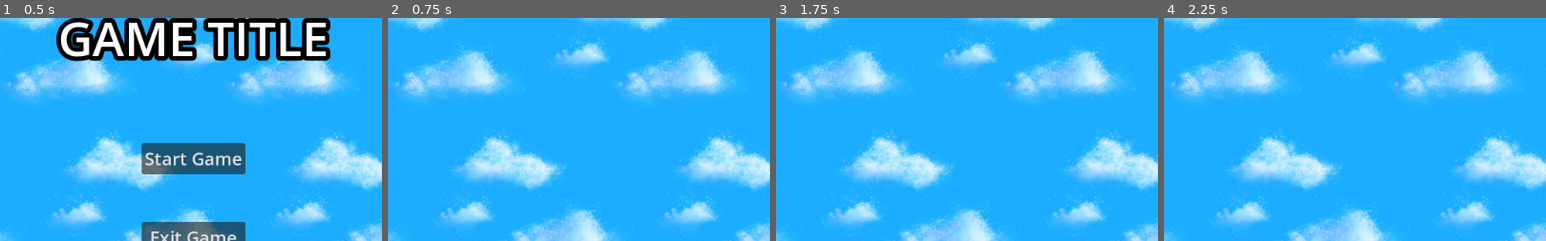
Above: before the commit, frames 1-4 (left to right).
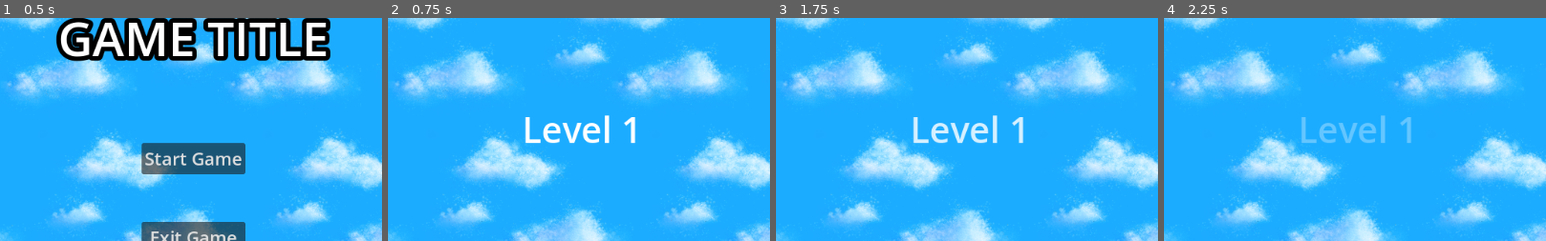
Above: after the commit, the same moments.

Repository: marquezp/car-game
Game: Godot game, scene res://UI/main_menu.tscn
The game is run twice, just before and just after one commit, with the same random seed, the same clock (stepped at 60 frames per second) and the same inputs.
Inputs (mouse positions are % of the whole screen's width and height, from its top left):
- Up to frame 1 (0.5 s): no input
- Up to frame 2 (0.75 s): click "Start Game" at 0.5 s
- Up to frame 3 (1.75 s): tap Enter at 1.25 s; drag from (16, 85) to (96, 83) at 1.27 s
- Up to frame 4 (2.25 s): drag from (30, 55) to (16, 85) at 2.02 s
The pictures show only the part of the screen within x 25-75%, y 15-65%; the shares and areas given below are measured in that part.

Frame 1 is identical in both runs. In frame 2, 1.3% of the frame differs, in the area x 35-65%, y 43-57%; in frame 3, 1.3%; in frame 4, 1.2%.

Commit message:
added level titles that fade out

Diff:
--- a/Levels/level_template.tscn
+++ b/Levels/level_template.tscn
@@ -1,7 +1,8 @@
-[gd_scene load_steps=5 format=3 uid="uid://cusdvax13dgwc"]
+[gd_scene load_steps=6 format=3 uid="uid://cusdvax13dgwc"]
 
 [ext_resource type="Texture2D" uid="uid://bdto13wmljyvy" path="res://Assets/background.png" id="1_scnnf"]
 [ext_resource type="Texture2D" uid="uid://q5plg1t14t7w" path="res://Assets/floor.png" id="2_u1m5q"]
+[ext_resource type="PackedScene" uid="uid://g510h064yyuf" path="res://UI/level_ui.tscn" id="3_ea8l3"]
 
 [sub_resource type="RectangleShape2D" id="RectangleShape2D_07t6k"]
 size = Vector2(3494.88, 152.381)
@@ -35,3 +36,7 @@
 [node name="CollisionShape2D" type="CollisionShape2D" parent="LWall"]
 position = Vector2(-1, 5)
 shape = SubResource("RectangleShape2D_bdbni")
+
+[node name="LevelUI" parent="." instance=ExtResource("3_ea8l3")]
+offset_top = -1.52588e-05
+offset_bottom = -1.52588e-05
--- /dev/null
+++ b/UI/level_ui.gd
@@ -0,0 +1,24 @@
+extends Control
+@onready var level_text: Label = $VBoxContainer/LevelText
+@onready var timer: Timer = $Timer
+@onready var animation_player: AnimationPlayer = $AnimationPlayer
+
+func _ready():
+	# Connect to GameData and tell it we're ready to show
+	GameData.show_ui_popup.connect(fade_in)
+	GameData.ui_ready()
+	# fade out timer
+	timer.timeout.connect(_on_time_out)
+
+func fade_in():
+	# Get current scene path
+	var current_scene_path = get_tree().current_scene.scene_file_path
+	# Extract level number from path
+	var level_number = current_scene_path.split("level")[1].split(".")[0]
+	level_text.text = "Level " + level_number
+
+func fade_out():
+	animation_player.play("fade_out")
+
+func _on_time_out():
+	fade_out()
--- /dev/null
+++ b/UI/level_ui.tscn
@@ -0,0 +1,103 @@
+[gd_scene load_steps=6 format=3 uid="uid://g510h064yyuf"]
+
+[ext_resource type="Script" path="res://UI/level_ui.gd" id="1_23bgj"]
+
+[sub_resource type="SystemFont" id="SystemFont_0kp2b"]
+font_names = PackedStringArray("Impact")
+subpixel_positioning = 0
+
+[sub_resource type="Animation" id="Animation_oqbpb"]
+resource_name = "fade_out"
+step = 0.1
+tracks/0/type = "value"
+tracks/0/imported = false
+tracks/0/enabled = true
+tracks/0/path = NodePath(".:modulate")
+tracks/0/interp = 1
+tracks/0/loop_wrap = true
+tracks/0/keys = {
+"times": PackedFloat32Array(0, 1),
+"transitions": PackedFloat32Array(1, 1),
+"update": 0,
+"values": [Color(1, 1, 1, 1), Color(1, 1, 1, 0)]
+}
+tracks/1/type = "value"
+tracks/1/imported = false
+tracks/1/enabled = true
+tracks/1/path = NodePath(".:visible")
+tracks/1/interp = 1
+tracks/1/loop_wrap = true
+tracks/1/keys = {
+"times": PackedFloat32Array(1),
+"transitions": PackedFloat32Array(1),
+"update": 1,
+"values": [false]
+}
+
+[sub_resource type="Animation" id="Animation_x6n4u"]
+length = 0.001
+tracks/0/type = "value"
+tracks/0/imported = false
+tracks/0/enabled = true
+tracks/0/path = NodePath(".:modulate")
+tracks/0/interp = 1
+tracks/0/loop_wrap = true
+tracks/0/keys = {
+"times": PackedFloat32Array(0),
+"transitions": PackedFloat32Array(1),
+"update": 0,
+"values": [Color(1, 1, 1, 1)]
+}
+tracks/1/type = "value"
+tracks/1/imported = false
+tracks/1/enabled = true
+tracks/1/path = NodePath(".:visible")
+tracks/1/interp = 1
+tracks/1/loop_wrap = true
+tracks/1/keys = {
+"times": PackedFloat32Array(0),
+"transitions": PackedFloat32Array(1),
+"update": 1,
+"values": [true]
+}
+
+[sub_resource type="AnimationLibrary" id="AnimationLibrary_notv7"]
+_data = {
+"RESET": SubResource("Animation_x6n4u"),
+"fade_out": SubResource("Animation_oqbpb")
+}
+
+[node name="LevelUI" type="Control"]
+layout_mode = 3
+anchors_preset = 15
+anchor_right = 1.0
+anchor_bottom = 1.0
+grow_horizontal = 2
+grow_vertical = 2
+mouse_filter = 2
+script = ExtResource("1_23bgj")
+
+[node name="VBoxContainer" type="VBoxContainer" parent="."]
+layout_mode = 2
+offset_right = 1024.0
+offset_bottom = 600.0
+theme_override_constants/separation = 120
+alignment = 1
+
+[node name="LevelText" type="Label" parent="VBoxContainer"]
+layout_mode = 2
+theme_override_fonts/font = SubResource("SystemFont_0kp2b")
+theme_override_font_sizes/font_size = 48
+horizontal_alignment = 1
+vertical_alignment = 1
+
+[node name="Seperator" type="Control" parent="VBoxContainer"]
+layout_mode = 2
+
+[node name="Timer" type="Timer" parent="."]
+autostart = true
+
+[node name="AnimationPlayer" type="AnimationPlayer" parent="."]
+libraries = {
+"": SubResource("AnimationLibrary_notv7")
+}
--- a/UI/main_menu.gd
+++ b/UI/main_menu.gd
@@ -4,7 +4,7 @@
 @onready var start_button: Button = $MarginContainer/HBoxContainer/VBoxContainer/StartButton
 @onready var exit_button: Button = $MarginContainer/HBoxContainer/VBoxContainer/ExitButton
 
-@onready var start_level_scene: PackedScene = preload("res://Levels/level1.tscn")
+@onready var start_level_path = "res://Levels/level1.tscn"
 
 
 func _ready():
@@ -12,7 +12,7 @@
 	exit_button.button_down.connect(on_exit_pressed)
 
 func on_start_pressed():
-	get_tree().change_scene_to_packed(start_level_scene)
+	GameData.change_level(start_level_path)
 
 func on_exit_pressed():
-	get_tree().quit()
+	GameData.end_game()
--- a/game_data.gd
+++ b/game_data.gd
@@ -2,6 +2,24 @@
 
 const FILE_BEGIN = "res://Levels/level"
 @export var max_level: int = 3
+
+var _ui_is_ready : bool = false
+var _pending_popup : bool = false
+
+signal show_ui_popup
+
+func ui_ready():
+	_ui_is_ready = true
+	if _pending_popup:
+		_pending_popup = false
+		trigger_ui_popup()
+
+func trigger_ui_popup():
+	if not _ui_is_ready:
+		_pending_popup = true
+		return
+
+	emit_signal("show_ui_popup")
 
 func on_level_complete() -> void:
 	var current_scene_file = get_tree().current_scene.scene_file_path
@@ -14,4 +32,9 @@
 		print("game over")
 
 func change_level(scene_path):
+	_ui_is_ready = false
 	get_tree().change_scene_to_file(scene_path)
+	_pending_popup = true
+
+func end_game():
+	get_tree().quit()
Not shown: 5 places in Levels/level3.tscn that only renumber resources
